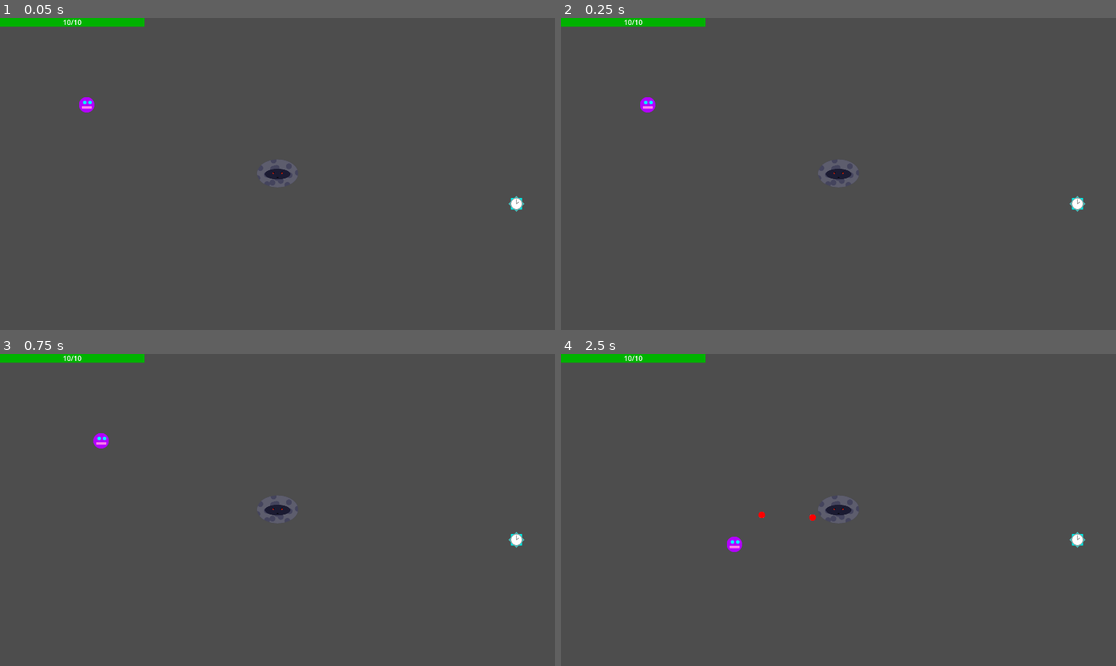
Above: before the commit, frames 1-4 (two rows, left to right).
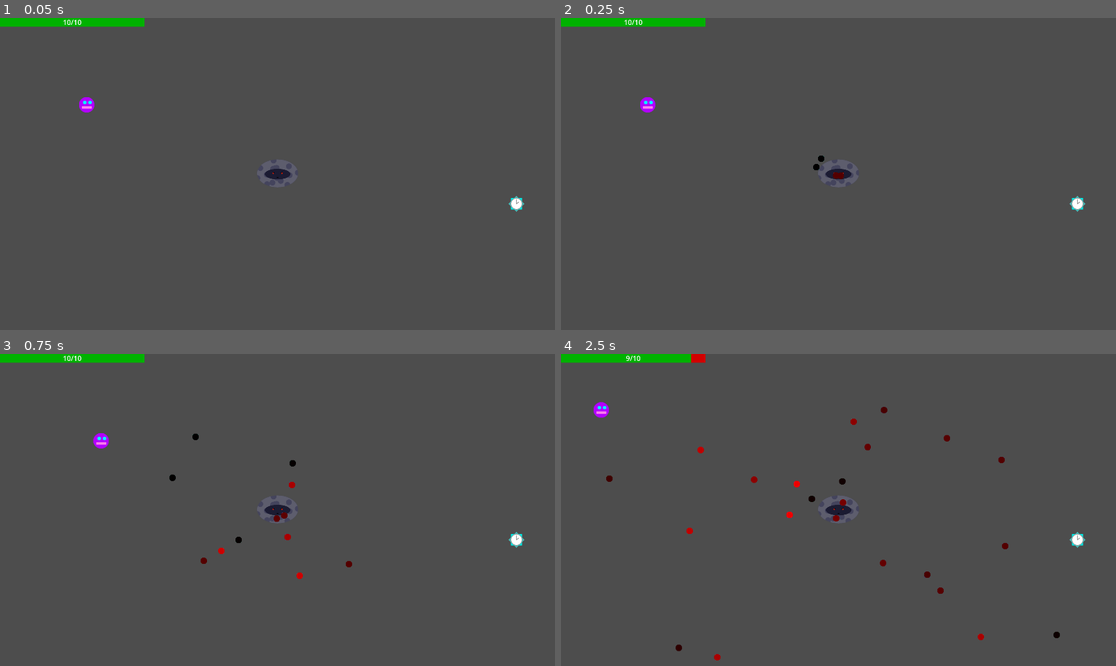
Above: after the commit, the same moments.

Repository: Antoine-Lagache/GameJam_2025
Game: Godot game, scene res://scene/main.tscn
Two runs of this game, one before a commit and one after it. Both use one fixed random seed, a clock stepped at 60 frames per second and the inputs below.
Inputs:
- Up to frame 1 (0.05 s): no input
- Up to frame 2 (0.25 s): no input
- Up to frame 3 (0.75 s): hold Right (right) from 0.53 s (still down); hold Shift from 0.53 s (still down)
- Up to frame 4 (2.5 s): release Right (right) at 1.28 s; release Shift at 1.28 s; hold Down (down) 1.28-2.03 s; tap Shift at 1.35 s; hold Right (right) from 2.03 s (still down); hold Shift from 2.03 s (still down)

Frame 1 is identical in both runs. In frame 2, less than 0.1% of the frame differs, in the area x 45-51%, y 44-52%; in frame 3, 0.2%; in frame 4, 0.9%, in the area x 5-90%, y 0-99%.

Commit message:
azzayu has weird ideas also PLEASE WHITEWASH THIS BULLET SPRITE

Diff:
--- a/gamejame/script/bullet.gd
+++ b/gamejame/script/bullet.gd
@@ -6,10 +6,15 @@
 var angular_velocity : float = 0.0
 var homing = false
 var screen = DisplayServer.window_get_size()
+var is_dual = false
+var dual
 
+var color = Color("Blue")
+@onready var sprite:Sprite2D = $"./Sprite2D"
 
 func _ready():
-	player =  get_tree().get_nodes_in_group("player")[0]
+	player = get_tree().get_nodes_in_group("player")[0]
+	sprite.self_modulate = color
 	add_to_group("bullet")
 
 func _physics_process(delta: float) -> void:
@@ -31,4 +36,7 @@
 func _on_area_2d_body_entered(body: Node2D) -> void:
 	if body.is_in_group("player"):
 		body.loose_pv()
+		if is_dual && is_instance_valid(dual):
+			dual.is_dual = false
+			body.position = dual.position
 		queue_free()
--- a/gamejame/script/mechant.gd
+++ b/gamejame/script/mechant.gd
@@ -9,7 +9,7 @@
 	add_to_group("mechant")
 	var screen = DisplayServer.window_get_size()
 	position = Vector2(screen.x/2, screen.y/2)
-	pattern.pattern_id=3
+	pattern.pattern_id=4
 	add_child(pattern)
 
 func _physics_process(_delta: float) -> void:
--- a/gamejame/script/pattern.gd
+++ b/gamejame/script/pattern.gd
@@ -22,6 +22,20 @@
 			pattern_2()
 		3:
 			pattern_3()
+		4:
+			pattern_4()
+		5:
+			pass
+		6:
+			pass
+		7:
+			pass
+		8:
+			pass
+		9:
+			pass
+		10:
+			pass
 		_:
 			print("idk what happened, but you are trying to use a non existent pattern")
 
@@ -63,3 +77,23 @@
 			new_bullet.speed = 200
 			new_bullet.homing = true
 			add_child(new_bullet)
+
+func pattern_4(): # weird azzayu's teleport idea
+	while(pattern_id == 4):
+		await get_tree().create_timer(0.1).timeout
+		if len(get_tree().get_nodes_in_group("bullet")) < bullet_limit and Global.time_speed:
+			var color = Color(randf_range(0,1),randf_range(0,1),randf_range(0,1))
+			var new_bullet:Node = bullet.instantiate()
+			new_bullet.speed = 600
+			new_bullet.color = color
+			new_bullet.direction = randf_range(0.0,2*PI)
+			var bro:Node = bullet.instantiate()
+			bro.speed = 600
+			bro.color = color
+			bro.direction = randf_range(0.0,2*PI)
+			bro.is_dual = true
+			new_bullet.is_dual = true
+			bro.dual = new_bullet
+			new_bullet.dual = bro
+			add_child(new_bullet)
+			add_child(bro)
